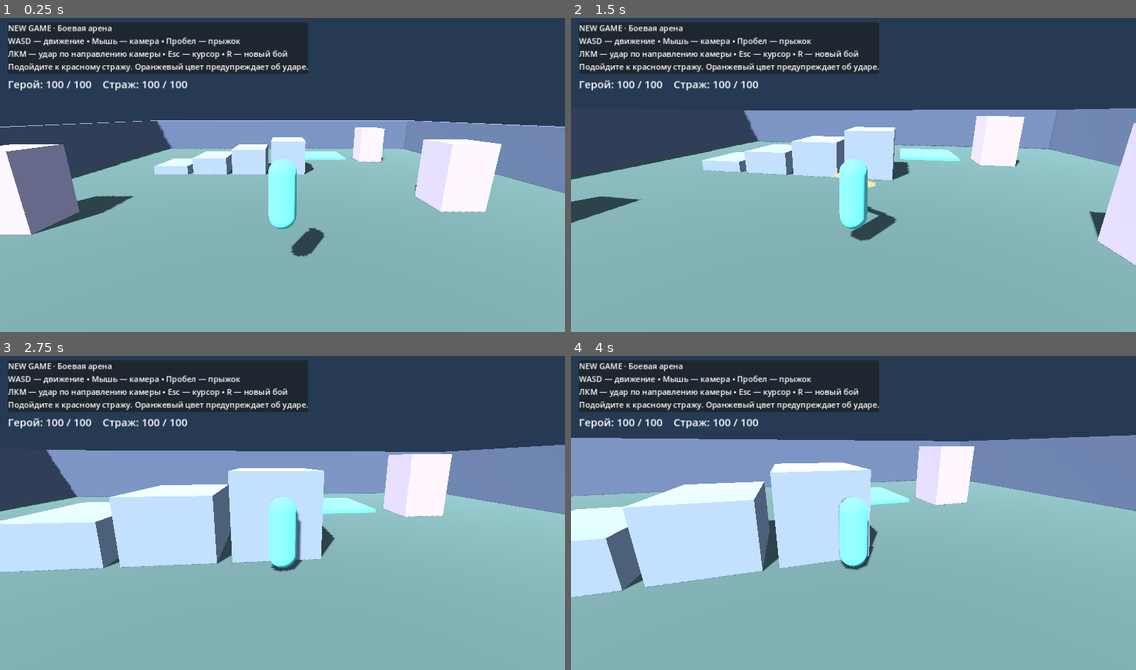
Above: before the commit, frames 1-4 (two rows, left to right).
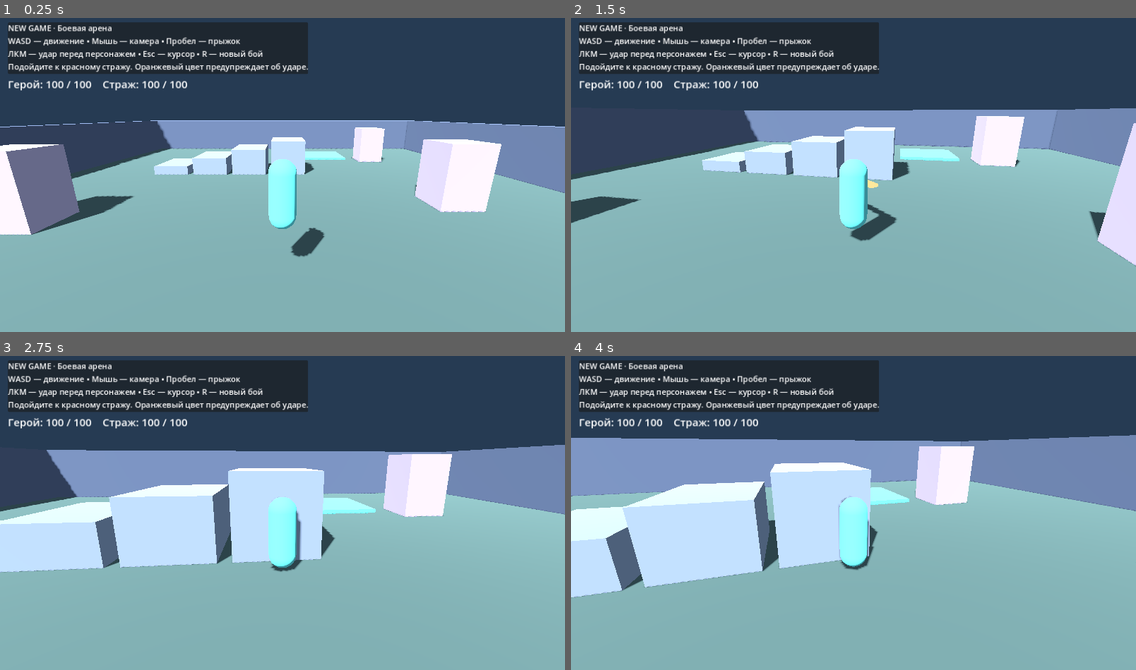
Above: after the commit, the same moments.

Repository: Yola1147/New-game
Game: Godot game, scene res://scenes/main.tscn
Two runs of this game, one before a commit and one after it. Both use one fixed random seed, a clock stepped at 60 frames per second and the inputs below.
Inputs (mouse positions are in pixels of both pictures, inside the frame that each line leads up to):
- Up to frame 1 (0.25 s): no input
- Up to frame 2 (1.5 s): move the mouse to (881, 171) at 0.52 s; hold W (move_forward) from 0.53 s (still down); click (881, 171) at 0.6 s; tap Space (jump) at 0.77 s; move the mouse to (825, 175) at 1.27 s; click (825, 175) at 1.35 s
- Up to frame 3 (2.75 s): keep holding W (move_forward); tap Space (jump) at 1.52 s; move the mouse to (293, 506) at 2.02 s; click (293, 506) at 2.1 s
- Up to frame 4 (4 s): keep holding W (move_forward); move the mouse to (847, 516) at 2.77 s; click (847, 516) at 2.85 s; tap Space (jump) at 3.02, 3.77 s; move the mouse to (893, 516) at 3.52 s; click (893, 516) at 3.6 s

The runs differ from the first frame. In frame 1, 0.5% of the frame differs, in the area x 11-51%, y 10-14%; in frame 2, 0.5%, in the area x 11-58%, y 10-67%; in frame 3, 0.5%; in frame 4, 0.5%.

Commit message:
Preserve hero facing when attacking with an orbiting camera

Diff:
--- a/scripts/main.gd
+++ b/scripts/main.gd
@@ -49,7 +49,7 @@
 	panel.position = Vector2(18, 18)
 	hud.add_child(panel)
 	var label := Label.new()
-	label.text = "NEW GAME · Боевая арена\nWASD — движение • Мышь — камера • Пробел — прыжок\nЛКМ — удар по направлению камеры • Esc — курсор • R — новый бой\nПодойдите к красному стражу. Оранжевый цвет предупреждает об ударе."
+	label.text = "NEW GAME · Боевая арена\nWASD — движение • Мышь — камера • Пробел — прыжок\nЛКМ — удар перед персонажем • Esc — курсор • R — новый бой\nПодойдите к красному стражу. Оранжевый цвет предупреждает об ударе."
 	label.add_theme_font_size_override("font_size", 18)
 	panel.add_child(label)
 	status = Label.new()
--- a/scripts/player.gd
+++ b/scripts/player.gd
@@ -121,7 +121,6 @@
 		return false
 	attack_time = 0.5
 	attack_hit = false
-	visual.rotation.y = pivot.rotation.y
 	return true
 
 func resolve_attack() -> void:
--- a/tests/combat.gd
+++ b/tests/combat.gd
@@ -23,13 +23,18 @@
 	await frames(90)
 	player.position = Vector3(0, 0, 5)
 	enemy.position = Vector3(0, 0, 3.3)
-	player.pivot.rotation.y = 0
+	player.visual.rotation.y = 0
+	player.pivot.rotation.y = PI / 2
 	check(player.start_attack(), "First attack must start")
+	check(is_zero_approx(player.visual.rotation.y), "Side camera must not turn hero when attacking")
+	check(is_equal_approx(player.pivot.rotation.y, PI / 2), "Attack must not turn camera")
+	player.pivot.rotation.y = PI
 	check(not player.start_attack(), "Attack cooldown must block spam")
 	await frames(20)
-	check(enemy.health == 75, "Single swing must deal damage once")
+	check(enemy.health == 75, "Swing must hit in hero facing direction even when camera turns")
 	await frames(20)
 	check(enemy.health == 75, "Swing must not damage repeatedly")
+	player.pivot.rotation.y = 0
 	enemy.position = Vector3(0, 0, 7)
 	player.start_attack()
 	await frames(35)
Not shown, changed: GAME_DESIGN.md
Not shown, changed: ROADMAP.md
